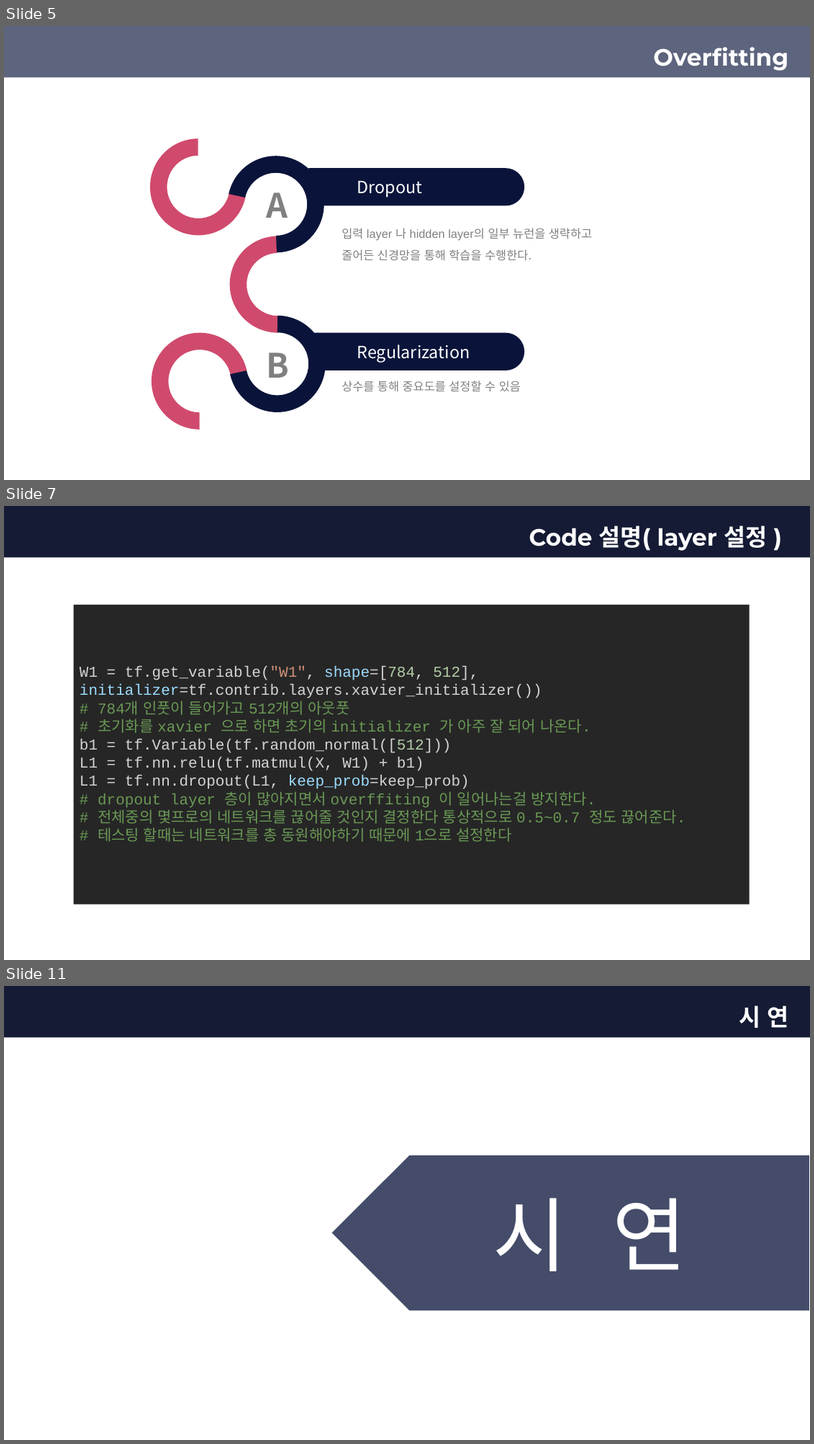
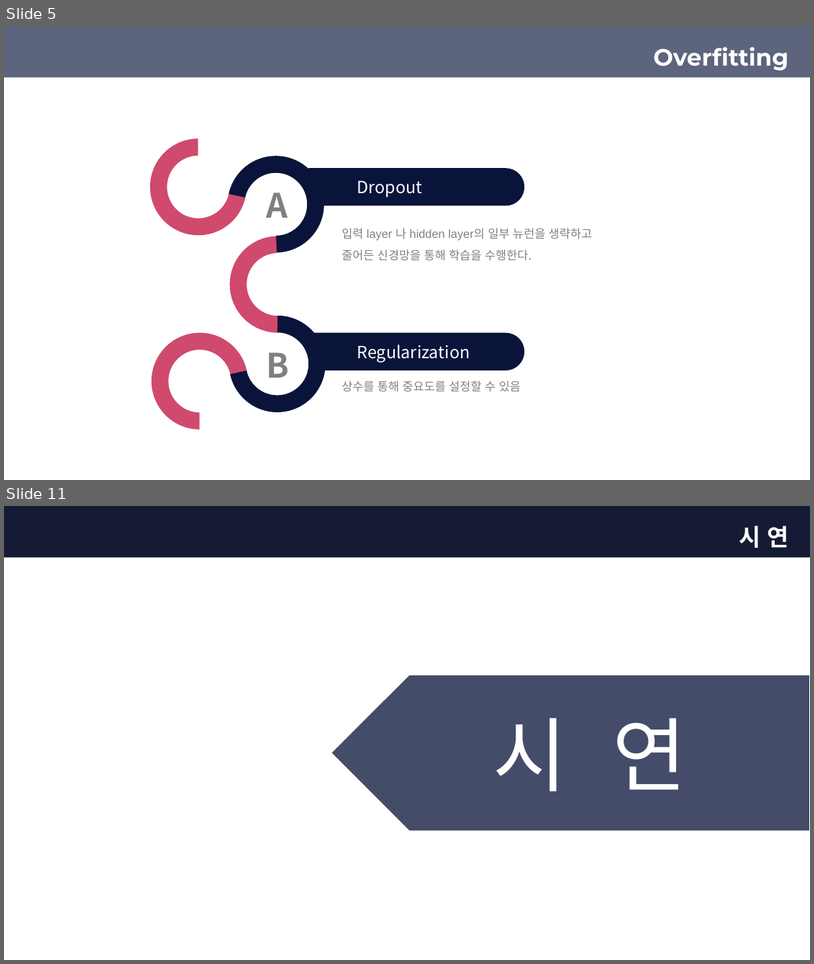
Before and after one commit to devGW/MNIST, a slide deck: ppt/인공지능 MNIST 발표(정건우).pptx. Shown one above the other, each under a label of ours: slides 5, 7 and 11 before the commit, slides 5 and 11 after it; the slides between them are not shown. The pictures are 814x1444 and 814x964 pixels, drawn with LibreOffice and Linux fonts; fonts in the diff are those of the drawing; background and template pictures are left out; a plain dark background stands for a picture behind light text. Boxes give left, top, right and bottom in pixels: in the first picture for what was removed or moved away, otherwise in the second. Text is boxed around its words. In the diff, an @@ line names an element or a change of style, - is before the commit and + after.

```diff
--- a/ppt/인공지능 MNIST 발표(정건우).pptx
+++ b/ppt/인공지능 MNIST 발표(정건우).pptx
@@ slide 7 removed at (4, 506, 810, 960), background picture (left out); not listed: 2 template elements that a slide beside it also shows @@
@@ title removed at (530, 525, 767, 551) @@
-Code 설명( layer 설정 )
@@ rectangle removed at (74, 605, 750, 904) @@
-W1 = tf.get_variable("W1", shape=[784, 512], initializer=tf.contrib.layers.xavier_initializer())
-# 784개 인풋이 들어가고 512개의 아웃풋
-# 초기화를 xavier 으로 하면 초기의 initializer 가 아주 잘 되어 나온다.
-b1 = tf.Variable(tf.random_normal([512]))
-L1 = tf.nn.relu(tf.matmul(X, W1) + b1)
-L1 = tf.nn.dropout(L1, keep_prob=keep_prob)
-# dropout layer 층이 많아지면서 overffiting 이 일어나는걸 방지한다.
-# 전체중의 몇프로의 네트워크를 끊어줄 것인지 결정한다 통상적으로 0.5~0.7 정도 끊어준다.
-# 테스팅 할때는 네트워크를 총 동원해야하기 때문에 1으로 설정한다
```
Also in this commit, not shown: 3 slides changed, 4 slides added, 3 other slides removed, 16 other files.
